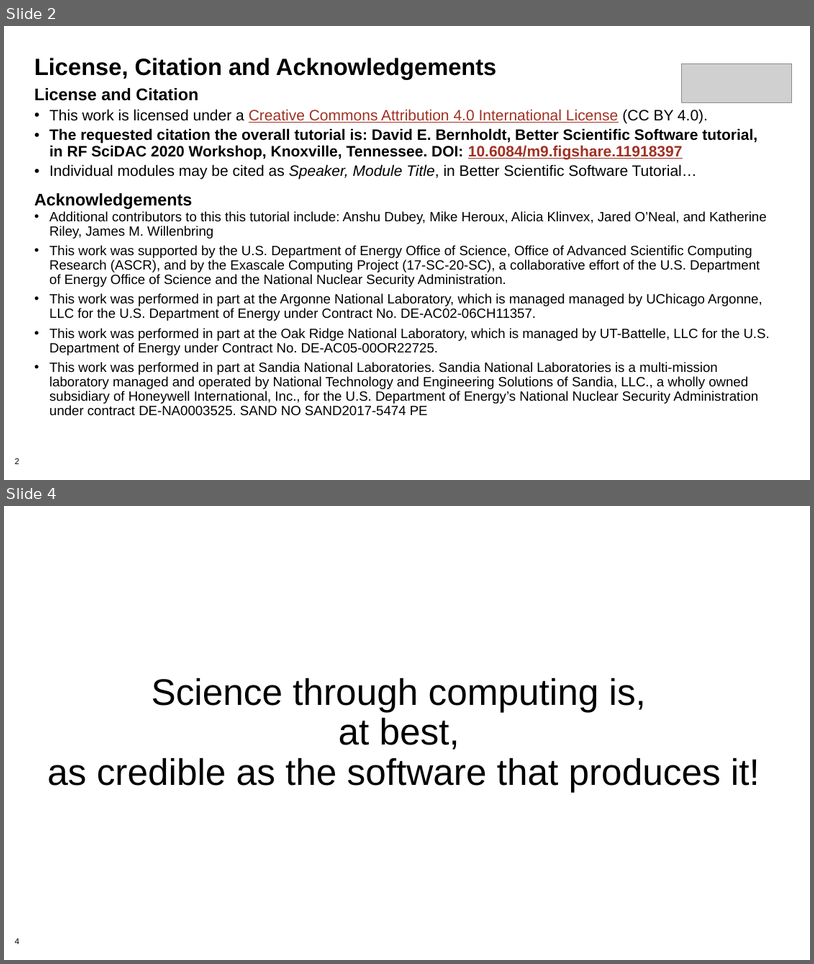
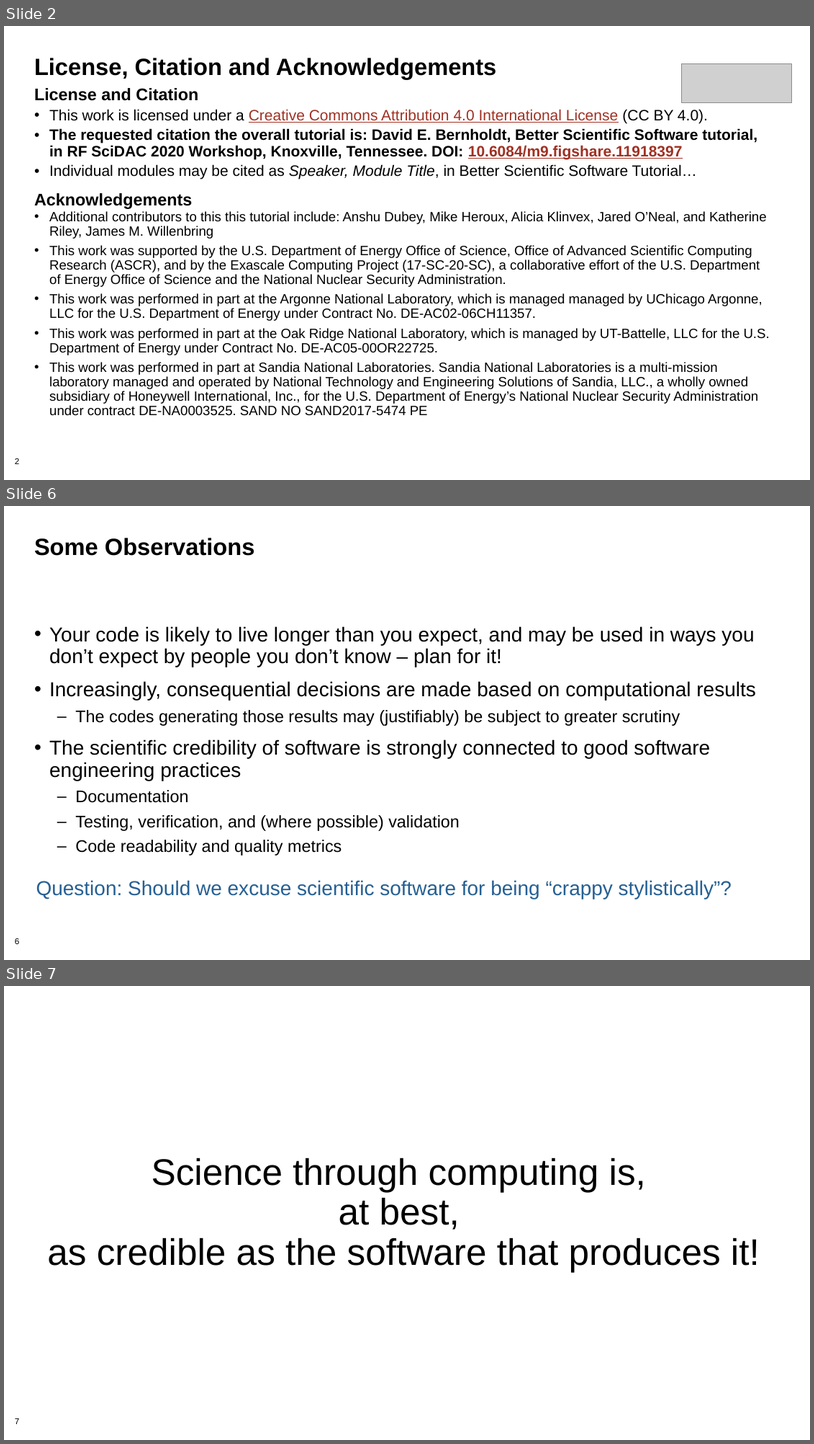
Before and after one commit to betterscientificsoftware/bssw-tutorial, a slide deck: presentations/summary.pptx. Shown one above the other, each under a label of ours: slides 2 and 4 before the commit, slides 2, 6 and 7 after it; the slides between them are not shown. The pictures are 814x964 and 814x1444 pixels, drawn with LibreOffice and Linux fonts; fonts in the diff are those of the drawing; grey boxes stand for pictures; background and template pictures are left out. Boxes give left, top, right and bottom in pixels: in the first picture for what was removed or moved away, otherwise in the second. Text is boxed around its words. In the diff, an @@ line names an element or a change of style, - is before the commit and + after.

```diff
--- a/presentations/summary.pptx
+++ b/presentations/summary.pptx
@@ slide 6 added at [4,506,810,960], background #FFFFFF; not listed: 1 template element that a slide beside it also shows @@
@@ title added at [34,538,255,556], 28 pt, text #000000, bold @@
+Some Observations
@@ text added at [49,626,756,855], 24 pt, text #000000 @@
+• Your code is likely to live longer than you expect, and may be used in ways you don’t expect by people you don’t know – plan for it!
+• Increasingly, consequential decisions are made based on computational results
+  – The codes generating those results may (justifiably) be subject to greater scrutiny
+• The scientific credibility of software is strongly connected to good software engineering practices
+  – Documentation
+  – Testing, verification, and (where possible) validation
+  – Code readability and quality metrics
@@ text added at [36,880,732,898], 24 pt, text #266093 @@
+Question: Should we excuse scientific software for being “crappy stylistically”?
@@ what was slide 4 is now slide 7 @@
@@ page number at [15,1418,19,1424]: text changed @@
-4
+7
```
Also in this commit, not shown: 3 slides changed, 5 other slides added, 1 other file.
